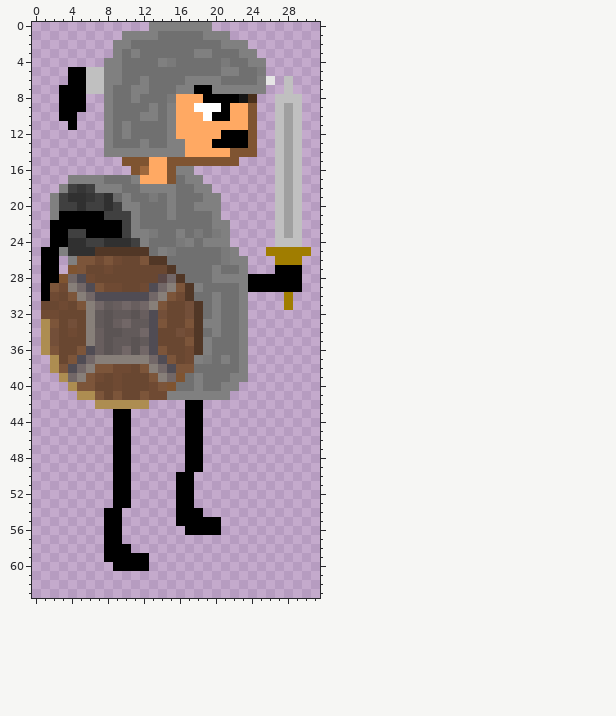
Pixel-art sprite -- project/android/assets/units/soldierpluss.png. The picture above was drawn from the file before the commit.
The file is 32x64 pixels. Colours within 5 levels of each other are drawn and written as one.
New version:
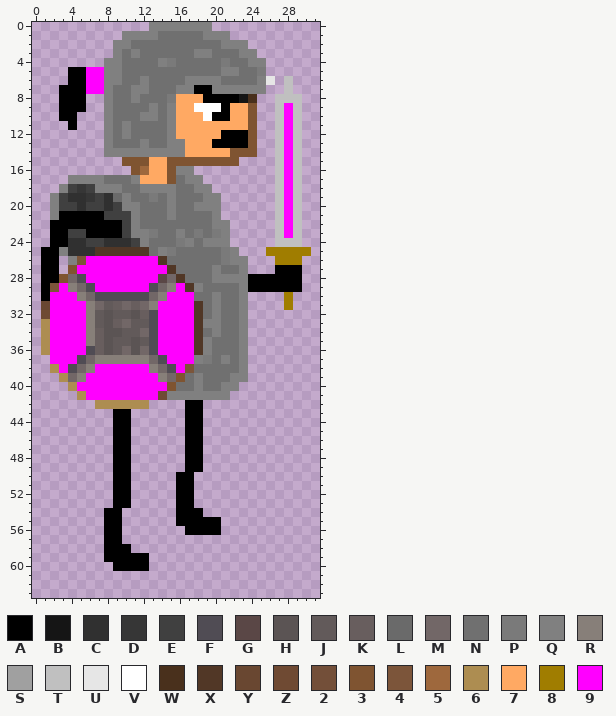
Palette (. is transparent): A #000000  B #151515  C #303030  D #363636  E #404040  F #504c54  G #5a4746  H #5b5454  J #625a5a  K #685e5e  L #6a6a6a  M #726767  N #707070  P #7a7a7a  Q #808080  R #877f79  S #a0a0a0  T #c0c0c0  U #e6e6e6  V #ffffff  W #49301c  X #513726  Y #694731  Z #6f4a33  2 #734f39  3 #7f5431  4 #7c553a  5 #9e683d  6 #ad8d51  7 #ffa963  8 #a07d00  9 #ff00ff
Change:
y 5..7: x 6..7 TT -> 99
y 9..23: x 28 S -> 9
y 26: x 6..13 4Z4ZYY4X -> 99999999
y 27: x 5..14 4YYZYYYYYY -> 9999999999
y 28: x 6..13 ZYYYYYYY -> 99999999
y 29: x 3 Z -> 9; x 7..12 4ZZYYZ -> 999999; x 16 4 -> 9
y 30: x 2..4 ZY4 -> 999; x 15..17 4ZX -> 999
y 31: x 2..5 YZY4 -> 9999; x 14..17 4YY2 -> 9999
y 32: x 2..5 ZYYY -> 9999; x 14..17 2YY2 -> 9999
y 33: x 2..5 4Y2Y -> 9999; x 14..17 4YY4 -> 9999
y 34: x 2..5 2YZY -> 9999; x 14..17 YY2Z -> 9999
y 35: x 2..5 2YYY -> 9999; x 14..17 YYY4 -> 9999
y 36: x 2..5 4YY4 -> 9999; x 14..17 4YYZ -> 9999
y 37: x 2..4 6Y4 -> 999; x 15..17 4YZ -> 999
y 38: x 3 4 -> 9; x 7..12 44ZZY4 -> 999999; x 16 4 -> 9
y 39: x 6..13 4ZYZYYY4 -> 99999999
y 40: x 5..14 44YYZYYYZ4 -> 9999999999
y 41: x 6..13 64Y4YY4Z -> 99999999
Where, in picture pixels (left, top, right, bottom), the same in both pictures:
changed: (86, 67, 104, 94)
changed: (284, 103, 293, 238)
changed: (50, 256, 194, 400)
